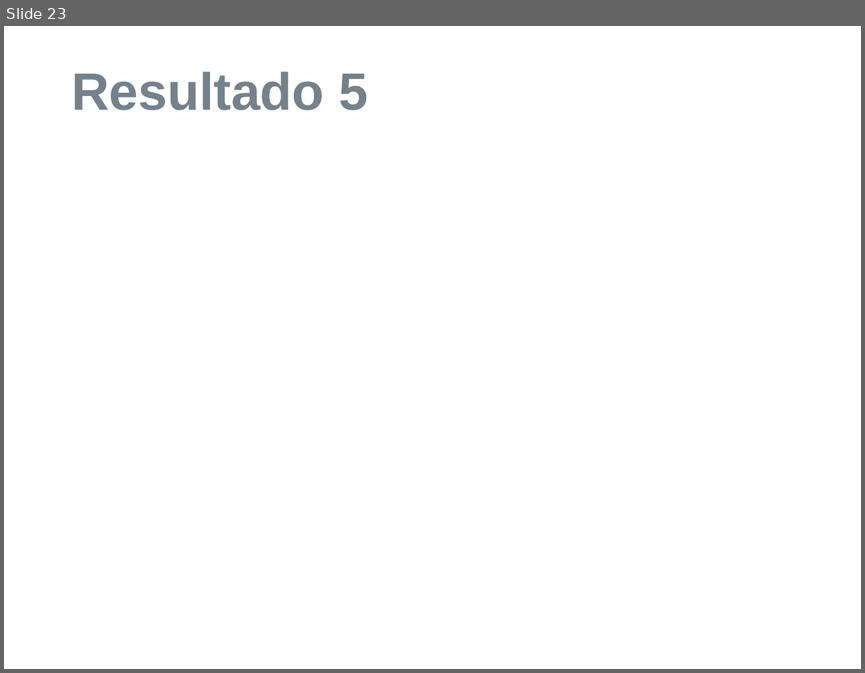
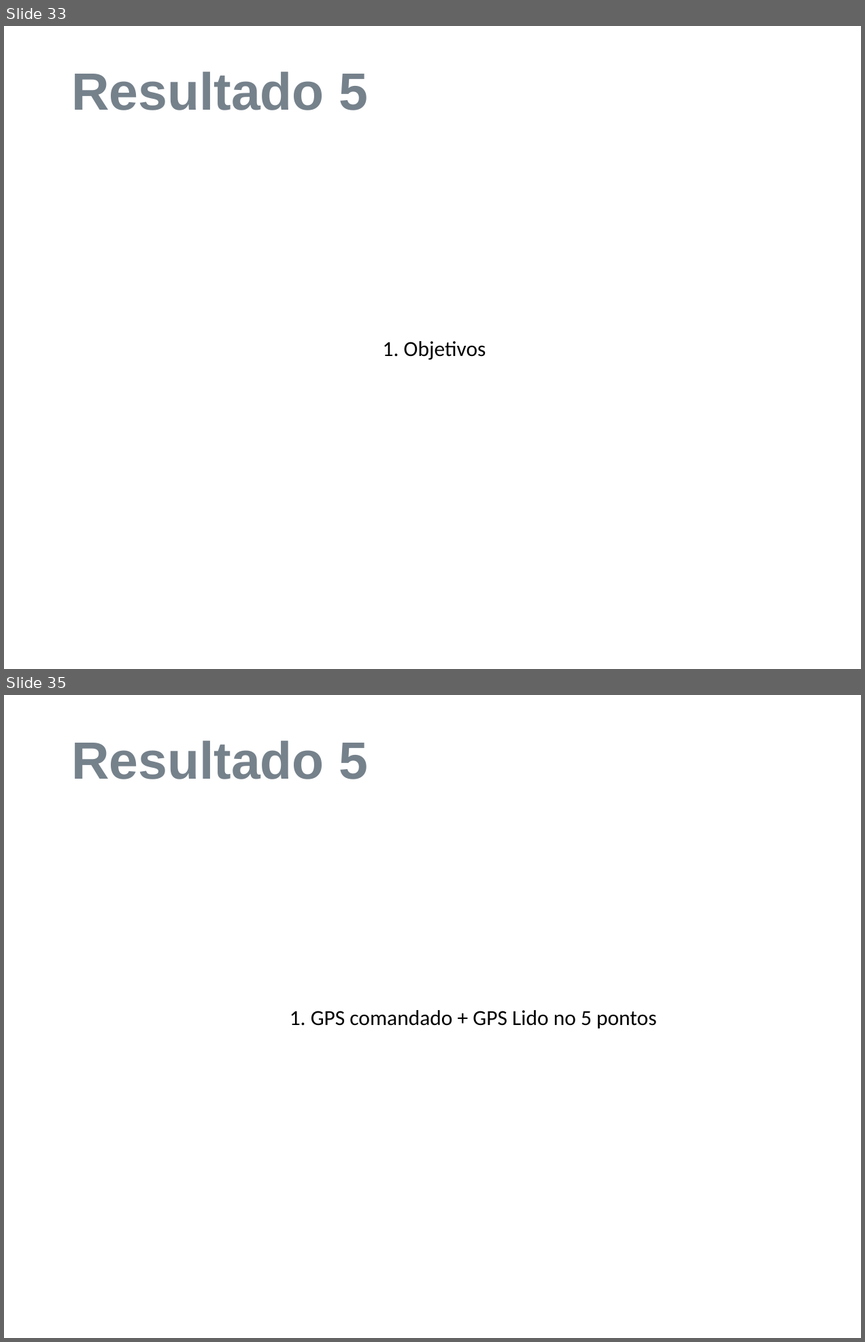
Before and after one commit to matheuskraemer/pfc, a slide deck: doc/apresentacao/Tema-Apresentação-Exemplo.ppt. Shown one above the other, each under a label of ours: slide 23 before the commit, slides 33 and 35 after it; the slides between them are not shown. The pictures are 865x673 and 865x1342 pixels, drawn with LibreOffice and Linux fonts; fonts in the diff are those of the drawing; background and template pictures are left out. Boxes give left, top, right and bottom in pixels: in the first picture for what was removed or moved away, otherwise in the second. Text is boxed around its words. In the diff, an @@ line names an element or a change of style, - is before the commit and + after.

```diff
--- a/doc/apresentacao/Tema-Apresentação-Exemplo.ppt
+++ b/doc/apresentacao/Tema-Apresentação-Exemplo.ppt
@@ slide 35 added at (4,695,861,1338), background picture (left out) @@
@@ title added at (71,741,368,779), 44 pt, text #75818B, bold @@
+Resultado 5
@@ text added at (290,1010,657,1028), 18 pt, text #000000 @@
+1. GPS comandado + GPS Lido no 5 pontos
@@ what was slide 23 is now slide 33 @@
@@ slide 33 changed as well @@
@@ text added at (383,341,486,360), 18 pt, text #000000 @@
+1. Objetivos
```
Also in this commit, not shown: 13 other slides changed, 24 other slides added, 12 slides removed, 1 other file.
